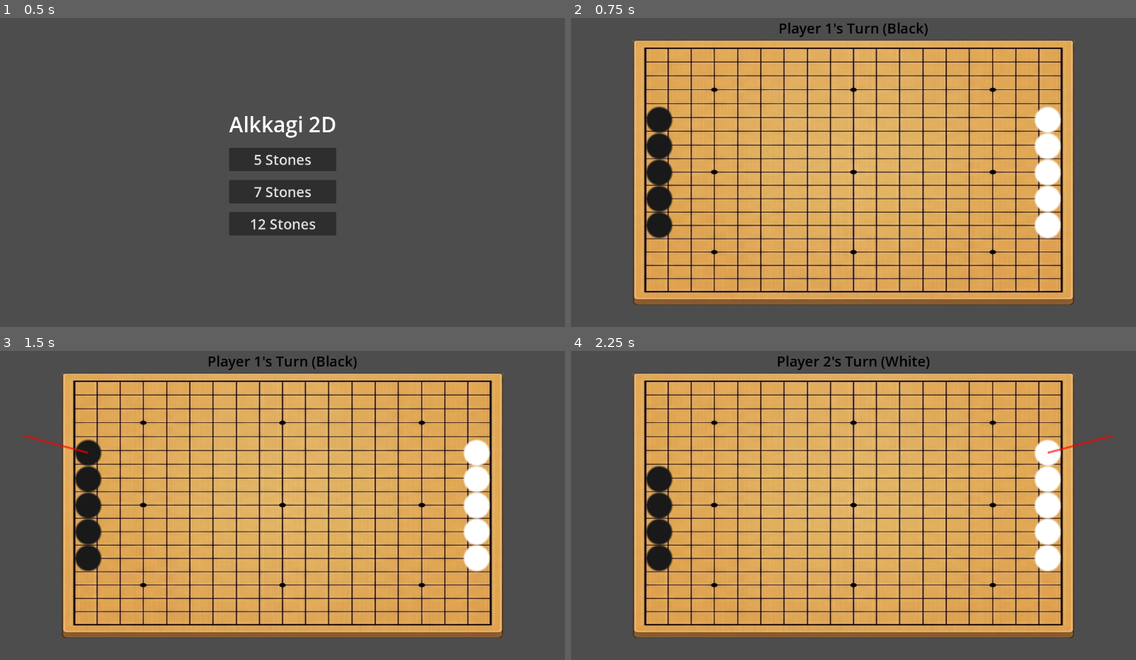
Above: before the commit, frames 1-4 (two rows, left to right).
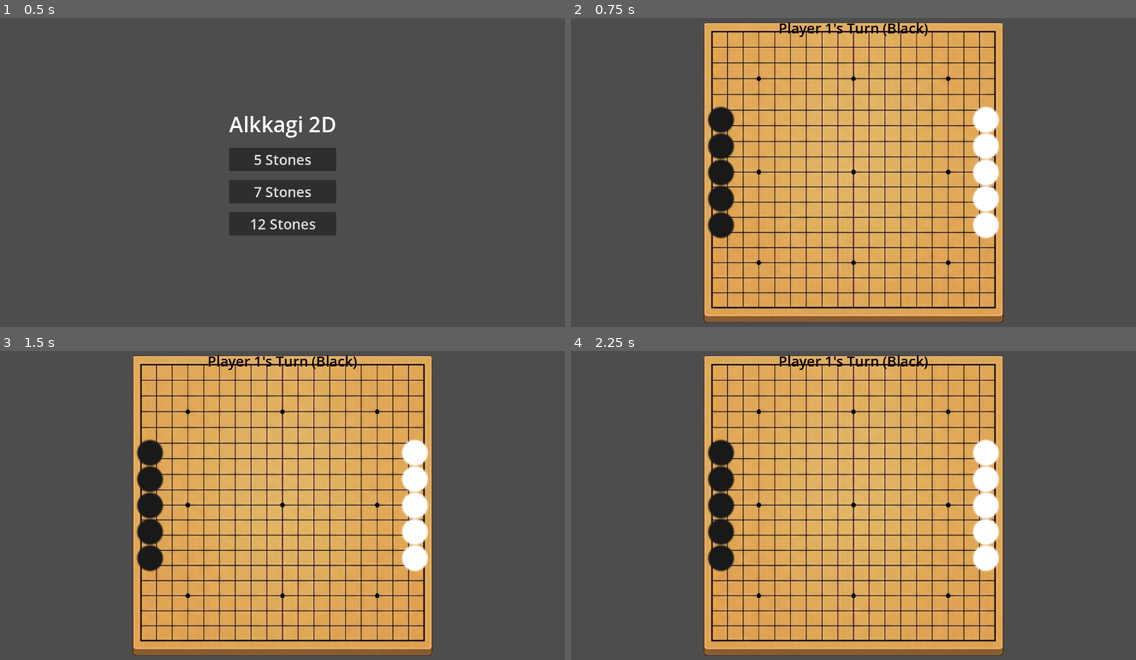
Above: after the commit, the same moments.

Repository: kimmb3217-droid/egg
Game: Godot game, scene res://MainMenu.tscn
Two runs of this game, one before a commit and one after it. Both use one fixed random seed, a clock stepped at 60 frames per second and the inputs below.
Inputs (mouse positions are in pixels of both pictures, inside the frame that each line leads up to):
- Up to frame 1 (0.5 s): no input
- Up to frame 2 (0.75 s): click "5 Stones" at 0.5 s
- Up to frame 3 (1.5 s): tap Enter at 1.25 s; drag from (90, 452) to (282, 505) at 1.27 s
- Up to frame 4 (2.25 s): drag from (1045, 452) to (853, 505) at 2.02 s

Frame 1 is identical in both runs. In frame 2, 47% of the frame differs, in the area x 10-90%, y 1-99%; in frame 3, 47%; in frame 4, 47%, in the area x 10-96%, y 1-99%.

Commit message:
바둑판 비율 수정

Diff:
--- a/Game.tscn
+++ b/Game.tscn
@@ -5,17 +5,17 @@
 [ext_resource type="Texture2D" path="res://image/바둑판.png" id="3_board"]
 
 [sub_resource type="RectangleShape2D" id="RectangleShape2D_bounds"]
-size = Vector2(1000, 600)
+size = Vector2(680, 680)
 
 [node name="GameManager" type="Node2D"]
 script = ExtResource("1_scr")
 stone_scene = ExtResource("2_stone")
 
 [node name="BoardVisual" type="TextureRect" parent="."]
-offset_left = 140.0
-offset_top = 60.0
-offset_right = 1140.0
-offset_bottom = 660.0
+offset_left = 300.0
+offset_top = 20.0
+offset_right = 980.0
+offset_bottom = 700.0
 texture = ExtResource("3_board")
 expand_mode = 1
 
--- a/GameManager.gd
+++ b/GameManager.gd
@@ -32,14 +32,14 @@
 		# Player 1 (Black)
 		var s1 = stone_scene.instantiate()
 		stones_container.add_child(s1)
-		s1.position = Vector2(200, start_y + i * 50)
+		s1.position = Vector2(340, start_y + i * 50)
 		s1.setup(1, self)
 		stones_p1.append(s1)
 
 		# Player 2 (White)
 		var s2 = stone_scene.instantiate()
 		stones_container.add_child(s2)
-		s2.position = Vector2(1080, start_y + i * 50)
+		s2.position = Vector2(940, start_y + i * 50)
 		s2.setup(2, self)
 		stones_p2.append(s2)
 
Not shown, added: image/바둑판.png.import
